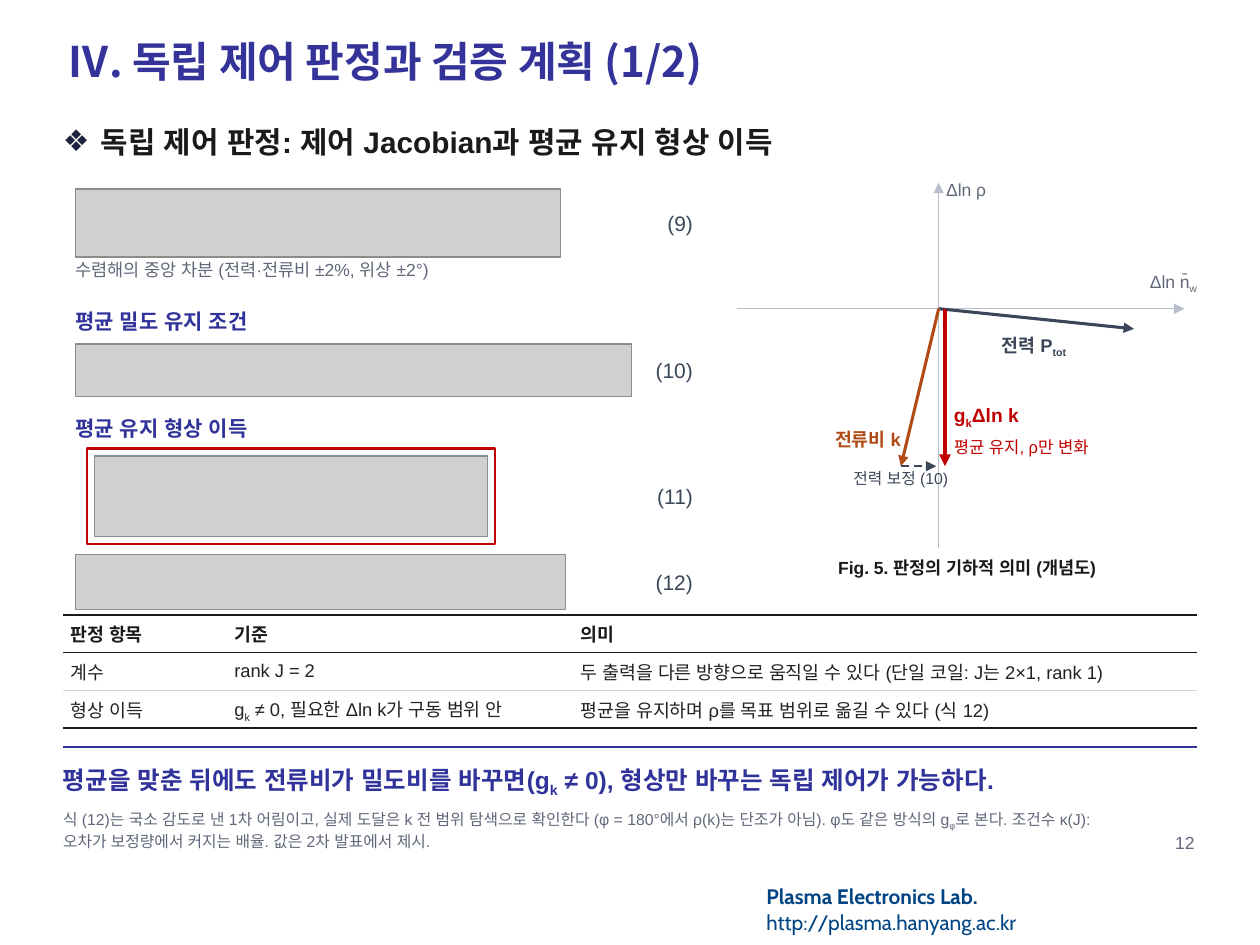
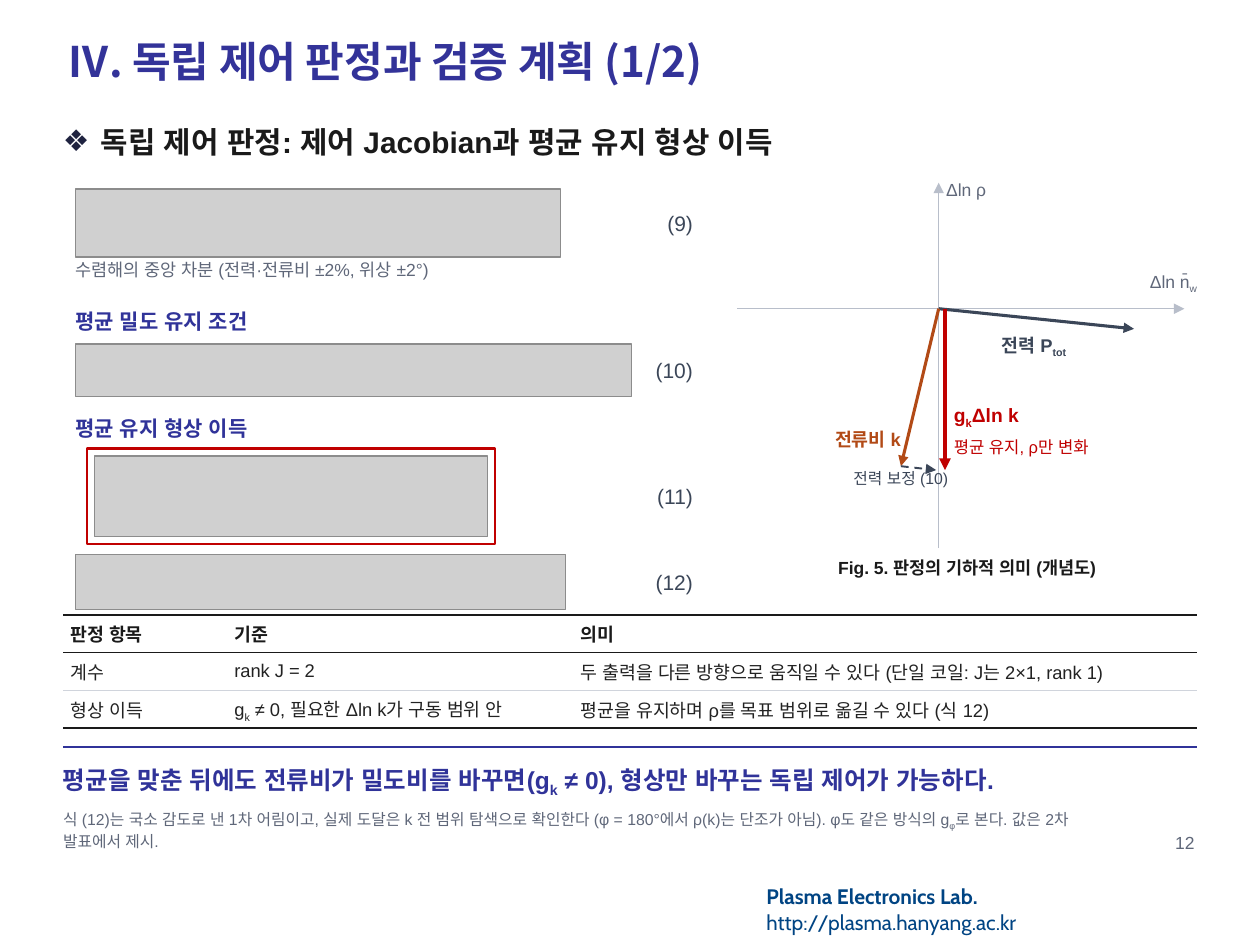
Before and after one commit to garlicjam-pyo/plasma, a slide deck: slide 12 of presentations/1차발표_피드백반영판.pptx. Drawn at 1260x945 pixels with LibreOffice and Linux fonts; fonts in the diff are those of the drawing; grey boxes stand for pictures; background and template pictures are left out. Boxes give left, top, right and bottom in pixels: in the first picture for what was removed or moved away, otherwise in the second. Text is boxed around its words. In the diff, an @@ line names an element or a change of style, - is before the commit and + after.

```diff
--- a/presentations/1차발표_피드백반영판.pptx
+++ b/presentations/1차발표_피드백반영판.pptx
@@ arrow moved from (945, 309) - (945, 466) to (945, 309) - (945, 470) @@
@@ arrow moved from (901, 466) - (936, 466) to (901, 466) - (936, 470) @@
@@ text at bbox=[63, 812, 1068, 848]: text changed @@
-식 (12)는 국소 감도로 낸 1차 어림이고, 실제 도달은 k 전 범위 탐색으로 확인한다 (φ = 180°에서 ρ(k)는 단조가 아님). φ도 같은 방식의 gφ로 본다. 조건수 κ(J): 오차가 보정량에서 커지는 배율. 값은 2차 발표에서 제시.
+식 (12)는 국소 감도로 낸 1차 어림이고, 실제 도달은 k 전 범위 탐색으로 확인한다 (φ = 180°에서 ρ(k)는 단조가 아님). φ도 같은 방식의 gφ로 본다. 값은 2차 발표에서 제시.
```
Also in this commit, not shown: 13 other slides changed, 10 other files.
